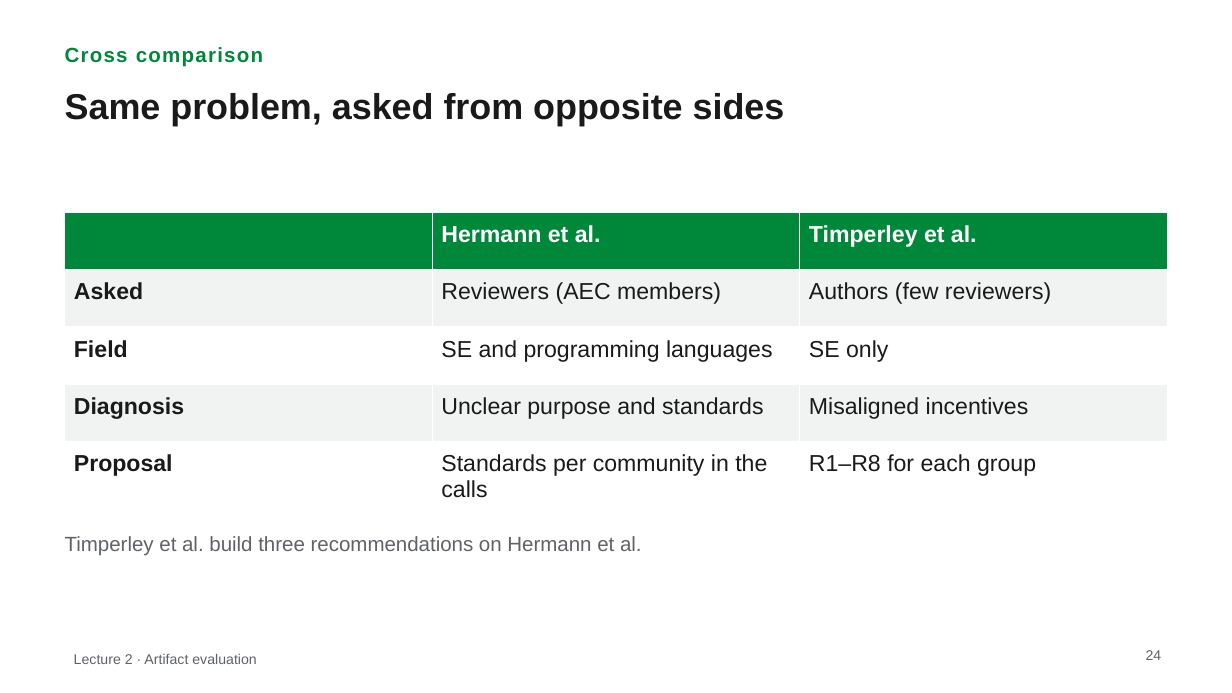
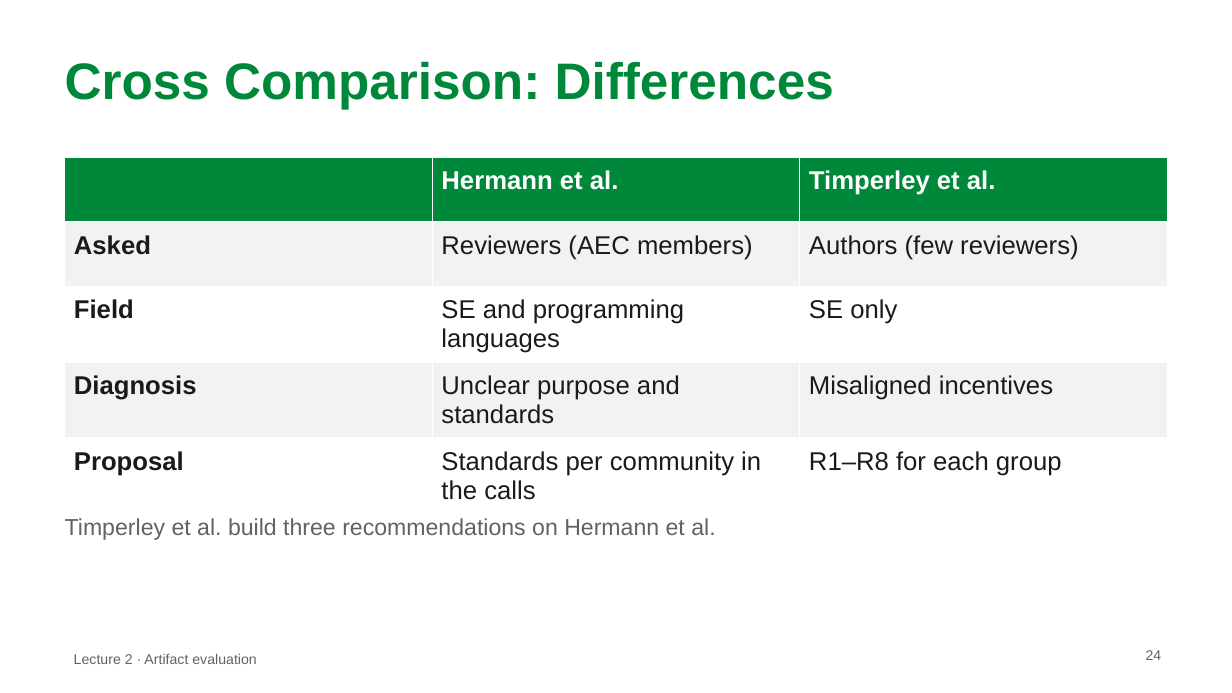
Before and after one commit to MarkAndreDuesing/Reprod_Docs_And_Notes, a slide deck: slide 24 of Vorl_2/slides/lecture2-style-B.pptx. Drawn at 1232x693 pixels with LibreOffice and Linux fonts; fonts in the diff are those of the drawing. Boxes give left, top, right and bottom in pixels: in the first picture for what was removed or moved away, otherwise in the second. Text is boxed around its words. In the diff, an @@ line names an element or a change of style, - is before the commit and + after.

```diff
--- a/Vorl_2/slides/lecture2-style-B.pptx
+++ b/Vorl_2/slides/lecture2-style-B.pptx
@@ text "Cross Comparison: Differences" at bbox=[65, 61, 834, 109]: vertical alignment top to middle @@
@@ text at bbox=[65, 61, 834, 109]: text changed; size 16 to 40 pt @@
-Cross comparison
+Cross Comparison: Differences
@@ text removed at bbox=[65, 93, 785, 126] @@
-Same problem, asked from opposite sides
@@ table at bbox=[65, 157, 1168, 504] @@
@@ size 18 to 20 pt @@
@@ table: place and size @@
-table at bbox=[65, 213, 1168, 502]
+table at bbox=[65, 157, 1168, 504]
@@ text "Timperley et al. build three ...": place and size @@
-text "Timperley et al. build three ..." at bbox=[65, 536, 642, 555]
+text "Timperley et al. build three ..." at bbox=[65, 518, 715, 540]
@@ text "Timperley et al. build three ..." at bbox=[65, 518, 715, 540]: size 16 to 18 pt @@
```
Also in this commit, not shown: 26 other slides changed, 2 slides added, 2 slides removed, 2 other files.
